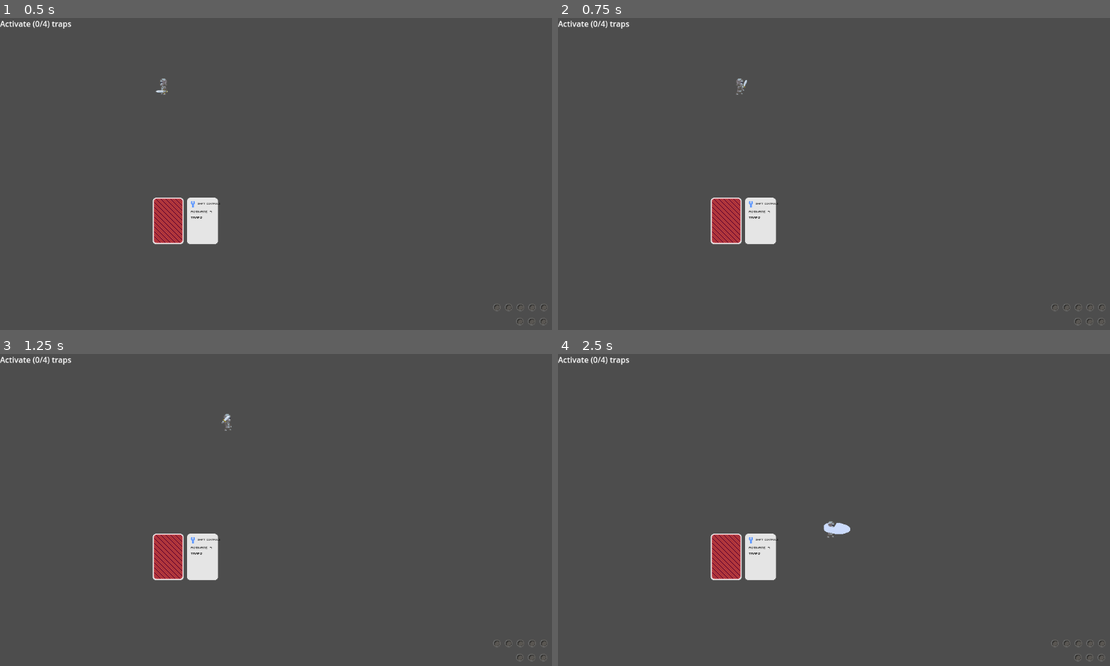
Above: before the commit, frames 1-4 (two rows, left to right).
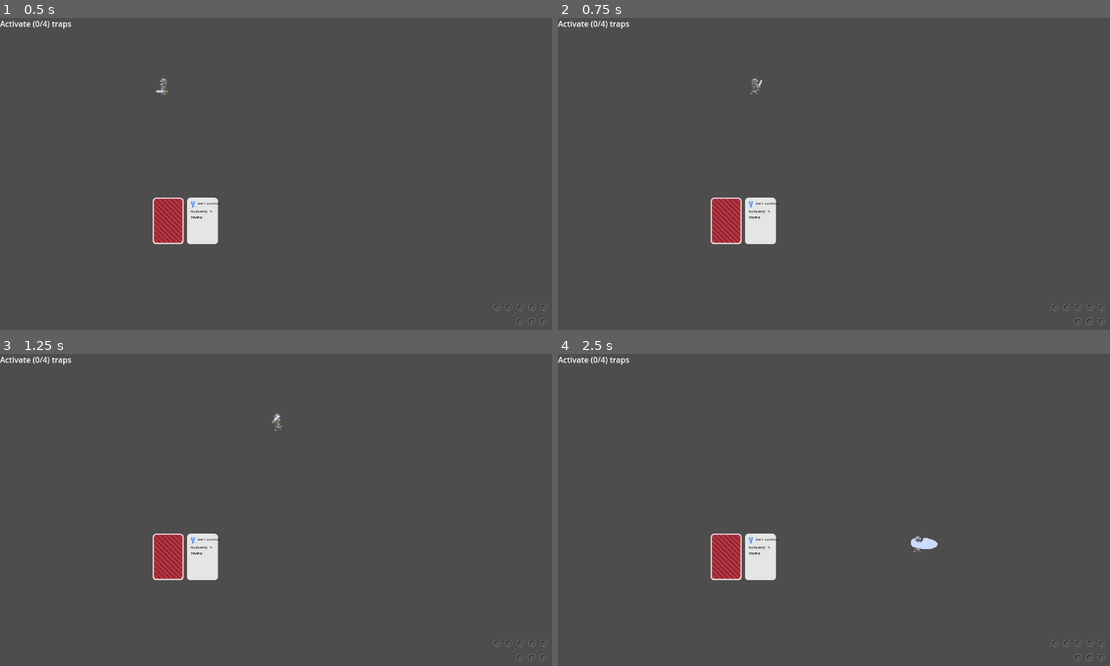
Above: after the commit, the same moments.

Repository: GoldenAppler-eng/Psyches-Dungeon
Game: Godot game, scene res://scenes/test_world.tscn
The game is run twice, just before and just after one commit, with the same random seed, the same clock (stepped at 60 frames per second) and the same inputs.
Inputs (mouse positions are in pixels of both pictures, inside the frame that each line leads up to):
- Up to frame 1 (0.5 s): no input
- Up to frame 2 (0.75 s): tap Enter at 0.5 s; move the mouse to (966, 161) at 0.52 s; hold W (move_right) from 0.53 s (still down); hold Space (attack) from 0.53 s (still down); click (966, 161) at 0.67 s
- Up to frame 3 (1.25 s): keep holding W (move_right); keep holding Space (attack)
- Up to frame 4 (2.5 s): move the mouse to (729, 528) at 1.27 s; release W (move_right) at 1.28 s; release Space (attack) at 1.28 s; hold D (move_down) 1.28-2.03 s; tap Space (attack) at 1.35 s; move the mouse to (894, 441) at 2.02 s; hold W (move_right) from 2.03 s (still down); hold Space (attack) from 2.03 s (still down); tap E (open_chest) at 2.1 s

Frame 1 is identical in both runs. In frame 2, less than 0.1% of the frame differs, in the area x 32-37%, y 19-25%; in frame 3, less than 0.1%; in frame 4, 0.3%, in the area x 48-69%, y 53-64%.

Commit message:
Seperate knight sprite into top and bottom half

Diff:
--- a/prefabs/placeable/player.tscn
+++ b/prefabs/placeable/player.tscn
@@ -1,64 +1,82 @@
-[gd_scene load_steps=20 format=3 uid="uid://di8bojp8w0r88"]
+[gd_scene load_steps=38 format=3 uid="uid://di8bojp8w0r88"]
 
 [ext_resource type="Script" path="res://scripts/placeable/player.gd" id="1_s62gp"]
+[ext_resource type="Texture2D" uid="uid://dc4fl0tw6qa41" path="res://sprites/knight-final-top-half-90x36-Sheet.png" id="2_8m05b"]
 [ext_resource type="Texture2D" uid="uid://v1wftaebrqwp" path="res://sprites/knight-final-90x36-Sheet.png" id="2_ytfcl"]
 [ext_resource type="Script" path="res://scripts/placeable/RoomDetector.gd" id="3_0ed2m"]
-
-[sub_resource type="AtlasTexture" id="AtlasTexture_h3gld"]
+[ext_resource type="Texture2D" uid="uid://bnw6qsinnrdh" path="res://sprites/knight-final-bottom-half-90x36-Sheet.png" id="4_s44aa"]
+
+[sub_resource type="AtlasTexture" id="AtlasTexture_ouijc"]
+atlas = ExtResource("2_8m05b")
+region = Rect2(720, 0, 90, 36)
+
+[sub_resource type="AtlasTexture" id="AtlasTexture_ui33q"]
+atlas = ExtResource("2_8m05b")
+region = Rect2(810, 0, 90, 36)
+
+[sub_resource type="AtlasTexture" id="AtlasTexture_6omy5"]
+atlas = ExtResource("2_8m05b")
+region = Rect2(900, 0, 90, 36)
+
+[sub_resource type="AtlasTexture" id="AtlasTexture_gn4p0"]
 atlas = ExtResource("2_ytfcl")
-region = Rect2(720, 0, 90, 36)
-
-[sub_resource type="AtlasTexture" id="AtlasTexture_uy7hs"]
+region = Rect2(990, 0, 90, 36)
+
+[sub_resource type="AtlasTexture" id="AtlasTexture_ink88"]
 atlas = ExtResource("2_ytfcl")
-region = Rect2(810, 0, 90, 36)
-
-[sub_resource type="AtlasTexture" id="AtlasTexture_u4isx"]
+region = Rect2(1080, 0, 90, 36)
+
+[sub_resource type="AtlasTexture" id="AtlasTexture_dyxtx"]
 atlas = ExtResource("2_ytfcl")
-region = Rect2(900, 0, 90, 36)
-
-[sub_resource type="AtlasTexture" id="AtlasTexture_yaxeg"]
+region = Rect2(1170, 0, 90, 36)
+
+[sub_resource type="AtlasTexture" id="AtlasTexture_pnwyh"]
 atlas = ExtResource("2_ytfcl")
+region = Rect2(1260, 0, 90, 36)
+
+[sub_resource type="AtlasTexture" id="AtlasTexture_2op5t"]
+atlas = ExtResource("2_8m05b")
 region = Rect2(0, 0, 90, 36)
 
-[sub_resource type="AtlasTexture" id="AtlasTexture_tw2fh"]
-atlas = ExtResource("2_ytfcl")
+[sub_resource type="AtlasTexture" id="AtlasTexture_wyqqd"]
+atlas = ExtResource("2_8m05b")
 region = Rect2(90, 0, 90, 36)
 
-[sub_resource type="AtlasTexture" id="AtlasTexture_hfbdj"]
-atlas = ExtResource("2_ytfcl")
+[sub_resource type="AtlasTexture" id="AtlasTexture_3ypa4"]
+atlas = ExtResource("2_8m05b")
 region = Rect2(180, 0, 90, 36)
 
-[sub_resource type="AtlasTexture" id="AtlasTexture_s6llt"]
-atlas = ExtResource("2_ytfcl")
+[sub_resource type="AtlasTexture" id="AtlasTexture_gfycd"]
+atlas = ExtResource("2_8m05b")
 region = Rect2(270, 0, 90, 36)
 
-[sub_resource type="AtlasTexture" id="AtlasTexture_77pen"]
-atlas = ExtResource("2_ytfcl")
+[sub_resource type="AtlasTexture" id="AtlasTexture_l7wkg"]
+atlas = ExtResource("2_8m05b")
 region = Rect2(360, 0, 90, 36)
 
-[sub_resource type="AtlasTexture" id="AtlasTexture_c71jp"]
-atlas = ExtResource("2_ytfcl")
+[sub_resource type="AtlasTexture" id="AtlasTexture_606t2"]
+atlas = ExtResource("2_8m05b")
 region = Rect2(450, 0, 90, 36)
 
-[sub_resource type="AtlasTexture" id="AtlasTexture_sm0ey"]
-atlas = ExtResource("2_ytfcl")
+[sub_resource type="AtlasTexture" id="AtlasTexture_cafmp"]
+atlas = ExtResource("2_8m05b")
 region = Rect2(540, 0, 90, 36)
 
-[sub_resource type="AtlasTexture" id="AtlasTexture_hw22c"]
-atlas = ExtResource("2_ytfcl")
+[sub_resource type="AtlasTexture" id="AtlasTexture_3lb0t"]
+atlas = ExtResource("2_8m05b")
 region = Rect2(630, 0, 90, 36)
 
 [sub_resource type="SpriteFrames" id="SpriteFrames_vcljs"]
 animations = [{
 "frames": [{
 "duration": 1.0,
-"texture": SubResource("AtlasTexture_h3gld")
-}, {
-"duration": 1.0,
-"texture": SubResource("AtlasTexture_uy7hs")
-}, {
-"duration": 1.0,
-"texture": SubResource("AtlasTexture_u4isx")
+"texture": SubResource("AtlasTexture_ouijc")
+}, {
+"duration": 1.0,
+"texture": SubResource("AtlasTexture_ui33q")
+}, {
+"duration": 1.0,
+"texture": SubResource("AtlasTexture_6omy5")
 }],
 "loop": false,
 "name": &"attack",
@@ -66,10 +84,27 @@
 }, {
 "frames": [{
 "duration": 1.0,
-"texture": SubResource("AtlasTexture_yaxeg")
-}, {
-"duration": 1.0,
-"texture": SubResource("AtlasTexture_tw2fh")
+"texture": SubResource("AtlasTexture_gn4p0")
+}, {
+"duration": 1.0,
+"texture": SubResource("AtlasTexture_ink88")
+}, {
+"duration": 1.0,
+"texture": SubResource("AtlasTexture_dyxtx")
+}, {
+"duration": 1.0,
+"texture": SubResource("AtlasTexture_pnwyh")
+}],
+"loop": false,
+"name": &"death",
+"speed": 5.0
+}, {
+"frames": [{
+"duration": 1.0,
+"texture": SubResource("AtlasTexture_2op5t")
+}, {
+"duration": 1.0,
+"texture": SubResource("AtlasTexture_wyqqd")
 }],
 "loop": true,
 "name": &"idle",
@@ -77,28 +112,123 @@
 }, {
 "frames": [{
 "duration": 1.0,
-"texture": SubResource("AtlasTexture_hfbdj")
-}, {
-"duration": 1.0,
-"texture": SubResource("AtlasTexture_s6llt")
-}, {
-"duration": 1.0,
-"texture": SubResource("AtlasTexture_77pen")
-}, {
-"duration": 1.0,
-"texture": SubResource("AtlasTexture_c71jp")
-}, {
-"duration": 1.0,
-"texture": SubResource("AtlasTexture_sm0ey")
-}, {
-"duration": 1.0,
-"texture": SubResource("AtlasTexture_hw22c")
+"texture": SubResource("AtlasTexture_3ypa4")
+}, {
+"duration": 1.0,
+"texture": SubResource("AtlasTexture_gfycd")
+}, {
+"duration": 1.0,
+"texture": SubResource("AtlasTexture_l7wkg")
+}, {
+"duration": 1.0,
+"texture": SubResource("AtlasTexture_606t2")
+}, {
+"duration": 1.0,
+"texture": SubResource("AtlasTexture_cafmp")
+}, {
+"duration": 1.0,
+"texture": SubResource("AtlasTexture_3lb0t")
 }],
 "loop": true,
 "name": &"run",
 "speed": 10.0
 }]
 
+[sub_resource type="AtlasTexture" id="AtlasTexture_qeu8s"]
+atlas = ExtResource("4_s44aa")
+region = Rect2(720, 0, 90, 36)
+
+[sub_resource type="AtlasTexture" id="AtlasTexture_bcc3p"]
+atlas = ExtResource("4_s44aa")
+region = Rect2(810, 0, 90, 36)
+
+[sub_resource type="AtlasTexture" id="AtlasTexture_hante"]
+atlas = ExtResource("4_s44aa")
+region = Rect2(900, 0, 90, 36)
+
+[sub_resource type="AtlasTexture" id="AtlasTexture_e84mk"]
+atlas = ExtResource("4_s44aa")
+region = Rect2(0, 0, 90, 36)
+
+[sub_resource type="AtlasTexture" id="AtlasTexture_xb1tu"]
+atlas = ExtResource("4_s44aa")
+region = Rect2(90, 0, 90, 36)
+
+[sub_resource type="AtlasTexture" id="AtlasTexture_k431d"]
+atlas = ExtResource("4_s44aa")
+region = Rect2(180, 0, 90, 36)
+
+[sub_resource type="AtlasTexture" id="AtlasTexture_s1cwe"]
+atlas = ExtResource("4_s44aa")
+region = Rect2(270, 0, 90, 36)
+
+[sub_resource type="AtlasTexture" id="AtlasTexture_2of3g"]
+atlas = ExtResource("4_s44aa")
+region = Rect2(360, 0, 90, 36)
+
+[sub_resource type="AtlasTexture" id="AtlasTexture_65muw"]
+atlas = ExtResource("4_s44aa")
+region = Rect2(450, 0, 90, 36)
+
+[sub_resource type="AtlasTexture" id="AtlasTexture_hnik2"]
+atlas = ExtResource("4_s44aa")
+region = Rect2(540, 0, 90, 36)
+
+[sub_resource type="AtlasTexture" id="AtlasTexture_xrvbi"]
+atlas = ExtResource("4_s44aa")
+region = Rect2(630, 0, 90, 36)
+
+[sub_resource type="SpriteFrames" id="SpriteFrames_0cdcd"]
+animations = [{
+"frames": [{
+"duration": 1.0,
+"texture": SubResource("AtlasTexture_qeu8s")
+}, {
+"duration": 1.0,
+"texture": SubResource("AtlasTexture_bcc3p")
+}, {
+"duration": 1.0,
+"texture": SubResource("AtlasTexture_hante")
+}],
+"loop": false,
+"name": &"attack",
+"speed": 10.0
+}, {
+"frames": [{
+"duration": 1.0,
+"texture": SubResource("AtlasTexture_e84mk")
+}, {
+"duration": 1.0,
+"texture": SubResource("AtlasTexture_xb1tu")
+}],
+"loop": true,
+"name": &"idle",
+"speed": 5.0
+}, {
+"frames": [{
+"duration": 1.0,
+"texture": SubResource("AtlasTexture_k431d")
+}, {
+"duration": 1.0,
+"texture": SubResource("AtlasTexture_s1cwe")
+}, {
+"duration": 1.0,
+"texture": SubResource("AtlasTexture_2of3g")
+}, {
+"duration": 1.0,
+"texture": SubResource("AtlasTexture_65muw")
+}, {
+"duration": 1.0,
+"texture": SubResource("AtlasTexture_hnik2")
+}, {
+"duration": 1.0,
+"texture": SubResource("AtlasTexture_xrvbi")
+}],
+"loop": true,
+"name": &"run",
+"speed": 10.0
+}]
+
 [sub_resource type="RectangleShape2D" id="RectangleShape2D_826fu"]
 size = Vector2(13, 19)
 
@@ -116,12 +246,21 @@
 collision_mask = 259
 script = ExtResource("1_s62gp")
 
-[node name="AnimatedSprite2D" type="AnimatedSprite2D" parent="."]
-unique_name_in_owner = true
+[node name="TopHalf" type="AnimatedSprite2D" parent="."]
+unique_name_in_owner = true
+z_index = 2
 position = Vector2(1, -5)
 sprite_frames = SubResource("SpriteFrames_vcljs")
-animation = &"attack"
-frame = 1
+animation = &"idle"
+autoplay = "idle"
+
+[node name="BottomHalf" type="AnimatedSprite2D" parent="."]
+unique_name_in_owner = true
+z_index = 1
+position = Vector2(1, -5)
+sprite_frames = SubResource("SpriteFrames_0cdcd")
+animation = &"idle"
+autoplay = "idle"
 
 [node name="CollisionShape2D" type="CollisionShape2D" parent="."]
 position = Vector2(0, 3)
@@ -165,7 +304,7 @@
 position = Vector2(6, 5)
 shape = SubResource("CircleShape2D_iy7w6")
 
-[connection signal="animation_finished" from="AnimatedSprite2D" to="." method="_on_animated_sprite_2d_animation_finished"]
+[connection signal="animation_finished" from="TopHalf" to="." method="_on_top_half_animation_finished"]
 [connection signal="timeout" from="InvinciblityTimer" to="." method="_on_invinciblity_timer_timeout"]
 [connection signal="timeout" from="AttackCooldownTimer" to="." method="_on_attack_cooldown_timer_timeout"]
 [connection signal="area_entered" from="RoomDetector" to="RoomDetector" method="_on_new_room_entered"]
--- a/scripts/placeable/player.gd
+++ b/scripts/placeable/player.gd
@@ -8,7 +8,8 @@
 @onready var attack_cooldown_timer : Timer = $%AttackCooldownTimer
 @onready var damager_hitbox: Area2D = $%DamagerHitbox
 
-@onready var animated_sprite_2d : AnimatedSprite2D = $%AnimatedSprite2D
+@onready var top_half_sprite : AnimatedSprite2D = $%TopHalf
+@onready var bottom_half_sprite : AnimatedSprite2D = $%BottomHalf
 
 var speed := MAX_SPEED
 
@@ -17,6 +18,7 @@
 var _invincible := false
 var _attack_ready := true
 var _is_attacking := false
+var _is_dead := false
 
 var damager_hitbox_offset : float
 
@@ -29,10 +31,8 @@
 	var horizontal_direction := Input.get_axis("move_left", "move_right")
 	var vertical_direction := Input.get_axis("move_up", "move_down");
 
-	if _is_attacking:
-		speed_modifier = 0.5
-	else:
-		speed_modifier = 1
+	if _is_dead:
+		return
 
 	_player_movement(horizontal_direction, vertical_direction, delta)
 	_player_anim(horizontal_direction, vertical_direction, delta)
@@ -51,10 +51,14 @@
 
 	if horizontal_direction > 0:
 		damager_hitbox.position.x = -damager_hitbox_offset;
-		animated_sprite_2d.flip_h = true
+
+		top_half_sprite.flip_h = true
+		bottom_half_sprite.flip_h = true
 	elif horizontal_direction < 0:
 		damager_hitbox.position.x = damager_hitbox_offset;
-		animated_sprite_2d.flip_h = false
+
+		top_half_sprite.flip_h = false
+		bottom_half_sprite.flip_h = false
 
 	move_and_slide()
 
@@ -65,9 +69,15 @@
 
 	if not _is_attacking:
 		if horizontal_direction or vertical_direction:
-			animated_sprite_2d.play("run")
+			_play_animation("run")
 		else:
-			animated_sprite_2d.play("idle")
+			_play_animation("idle")
+	else:
+		if horizontal_direction or vertical_direction:
+			bottom_half_sprite.play("run")
+		else:
+			bottom_half_sprite.play("attack")
+			bottom_half_sprite.frame = top_half_sprite.frame
 
 func _player_attack(delta : float) -> void:
 	if not _attack_ready:
@@ -78,7 +88,7 @@
 		_attack_ready = false
 		attack_cooldown_timer.start()
 
-		animated_sprite_2d.play("attack")
+		_play_animation("attack")
 
 		for area in damager_hitbox.get_overlapping_areas():
 			if area.owner is Enemy:
@@ -86,12 +96,18 @@
 				enemy.apply_damage(DAMAGE)
 
 func apply_damage(amt : int) -> void:
-	if _invincible:
+	if _invincible or _is_dead:
 		return
 
 	print("Took " + str(amt) + " damage!")
 	_invincible = true
 	invinciblity_timer.start()
+
+func _die() -> void:
+	_is_dead = true
+
+	top_half_sprite.play("death")
+	bottom_half_sprite.visible = false
 
 func _on_invinciblity_timer_timeout() -> void:
 	_invincible = false
@@ -99,6 +115,12 @@
 func _on_attack_cooldown_timer_timeout() -> void:
 	_attack_ready = true
 
-func _on_animated_sprite_2d_animation_finished() -> void:
-	if animated_sprite_2d.animation == "attack":
+func _on_top_half_animation_finished() -> void:
+	if top_half_sprite.animation == "attack":
 		_is_attacking = false
+
+func _play_animation(anim_name : String) -> void:
+	top_half_sprite.play(anim_name)
+	bottom_half_sprite.play(anim_name)
+
+	top_half_sprite.frame = bottom_half_sprite.frame
Binary file changed: sprites/knight-final-90x36-Sheet.ase
Binary file changed: sprites/knight-final-90x36-Sheet.png
Binary file changed: sprites/knight-final-90x36.ase
Binary file added: sprites/knight-final-bottom-half-90x36-Sheet.ase
Binary file added: sprites/knight-final-bottom-half-90x36-Sheet.png
Not shown, added: sprites/knight-final-bottom-half-90x36-Sheet.png.import
Binary file added: sprites/knight-final-top-half-90x36-Sheet.ase
Binary file added: sprites/knight-final-top-half-90x36-Sheet.png
Not shown, added: sprites/knight-final-top-half-90x36-Sheet.png.import
